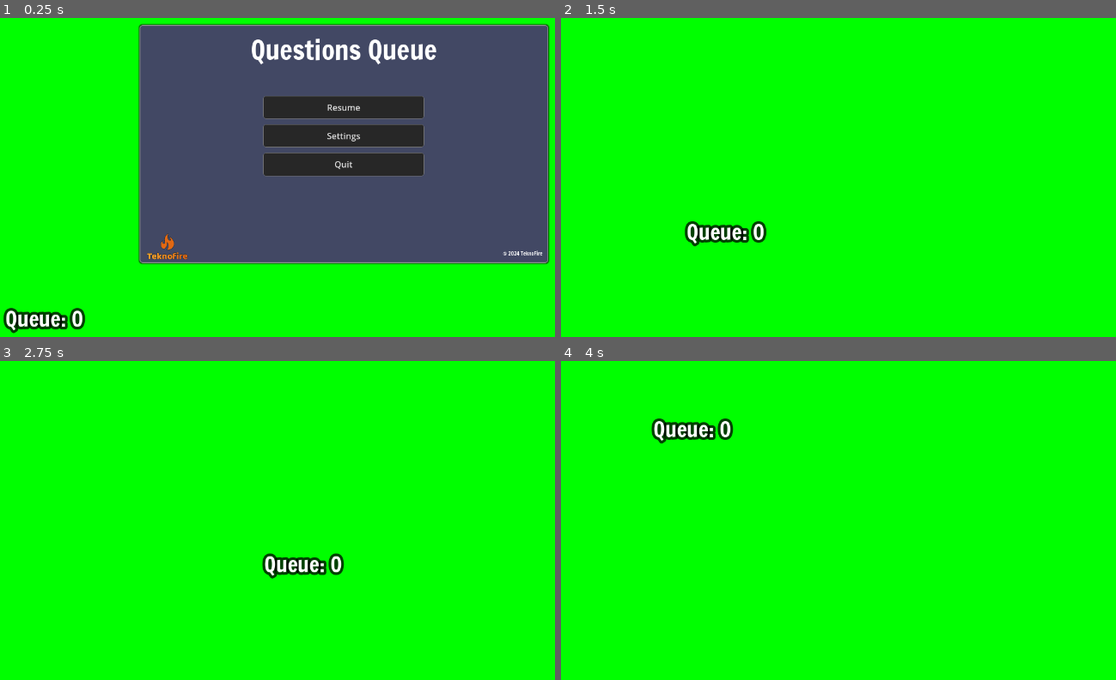
Above: before the commit, frames 1-4 (two rows, left to right).
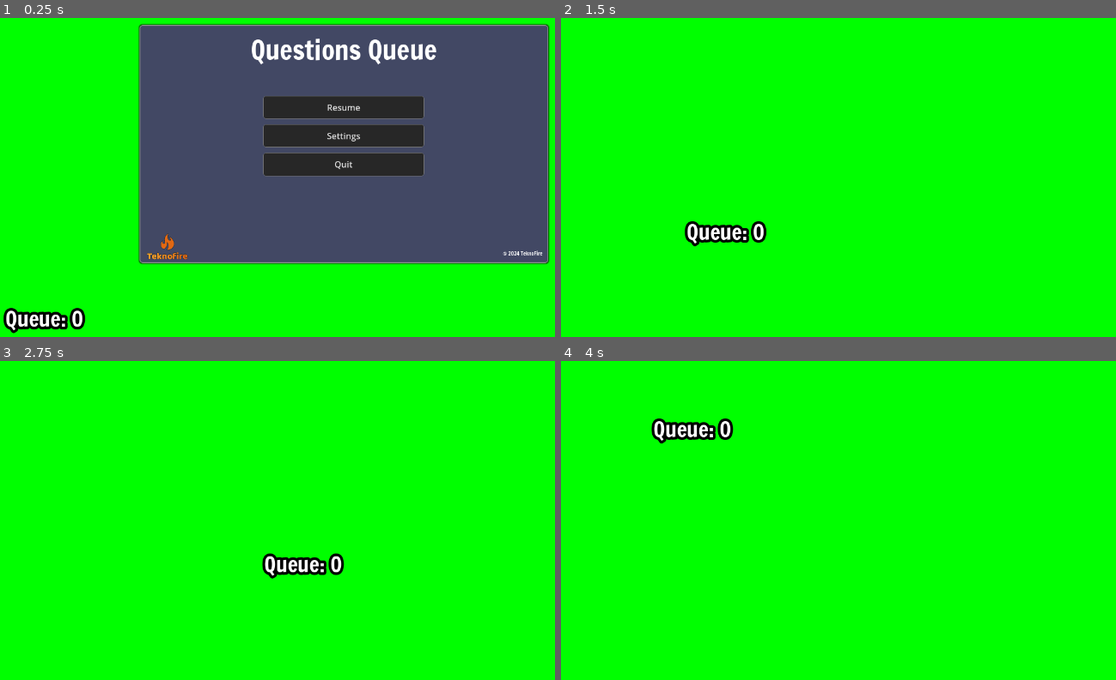
Above: after the commit, the same moments.

Repository: teknofire/stream-questions
Game: Godot game, scene res://scenes/overlay.tscn
The game is run twice, just before and just after one commit, with the same random seed, the same clock (stepped at 60 frames per second) and the same inputs.
Inputs (mouse positions are in pixels of both pictures, inside the frame that each line leads up to):
- Up to frame 1 (0.25 s): no input
- Up to frame 2 (1.5 s): click "Resume" at 0.5 s; tap Enter at 1.25 s; drag from (610, 317) to (971, 59) at 1.27 s
- Up to frame 3 (2.75 s): tap Space at 2 s; drag from (410, 402) to (310, 565) at 2.02 s
- Up to frame 4 (4 s): tap Enter at 2.75 s; move the mouse to (971, 402) at 2.77 s; press the mouse at (971, 402) at 2.78 s; hold Up 2.78-3.5 s; release the mouse at (971, 402) at 3.5 s; tap Space at 3.5 s; drag from (871, 565) to (699, 427) at 3.52 s

The runs differ from the first frame. In frame 1, 0.4% of the frame differs, in the area x 0-16%, y 90-99%; in frame 2, 0.4%; in frame 3, 0.4%; in frame 4, 0.5%, in the area x 16-31%, y 18-26%.

Commit message:
Fixing transparency for labels
Signed-off-by: TeknoFire <will@teknofire.net>

Diff:
--- a/themes/theme.tres
+++ b/themes/theme.tres
@@ -32,7 +32,7 @@
 Button/styles/hover = SubResource("StyleBoxFlat_li1xu")
 Button/styles/normal = SubResource("StyleBoxFlat_re700")
 Label/colors/font_color = Color(1, 1, 1, 1)
-Label/colors/font_outline_color = Color(0, 0, 0, 0.74902)
+Label/colors/font_outline_color = Color(0, 0, 0, 1)
 Label/constants/outline_size = 20
 Label/fonts/font = ExtResource("1_m3btr")
 Panel/styles/panel = ExtResource("1_qsx3m")
Not shown, changed: VERSION
